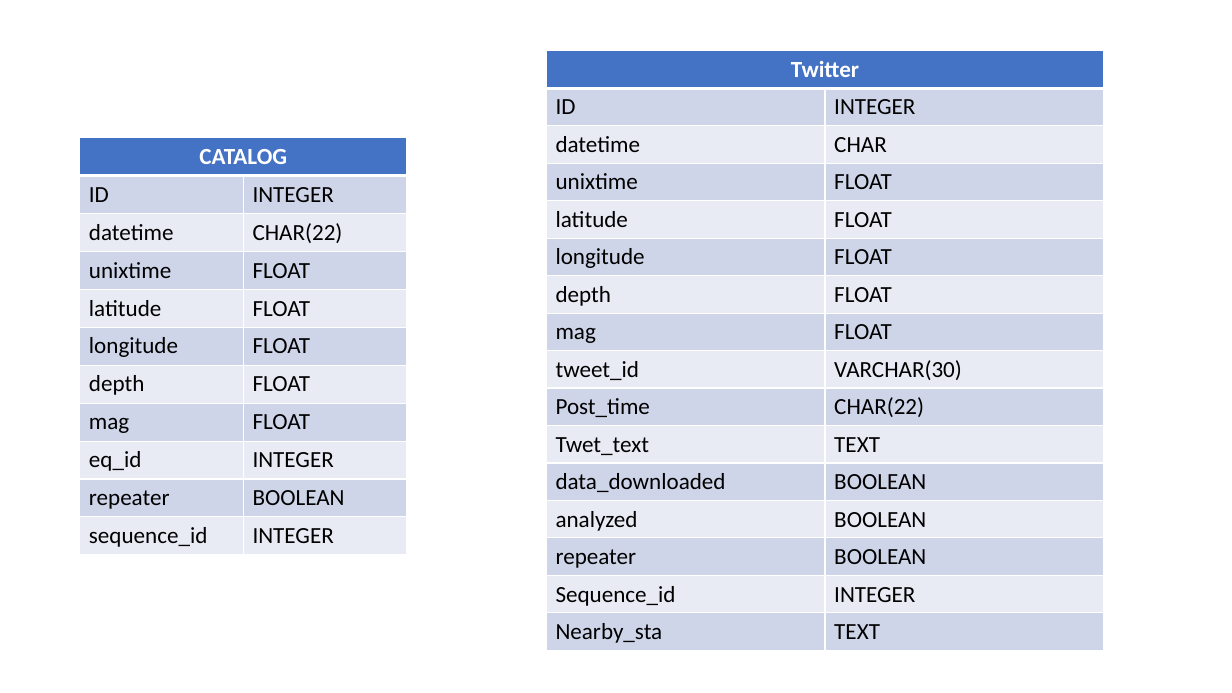
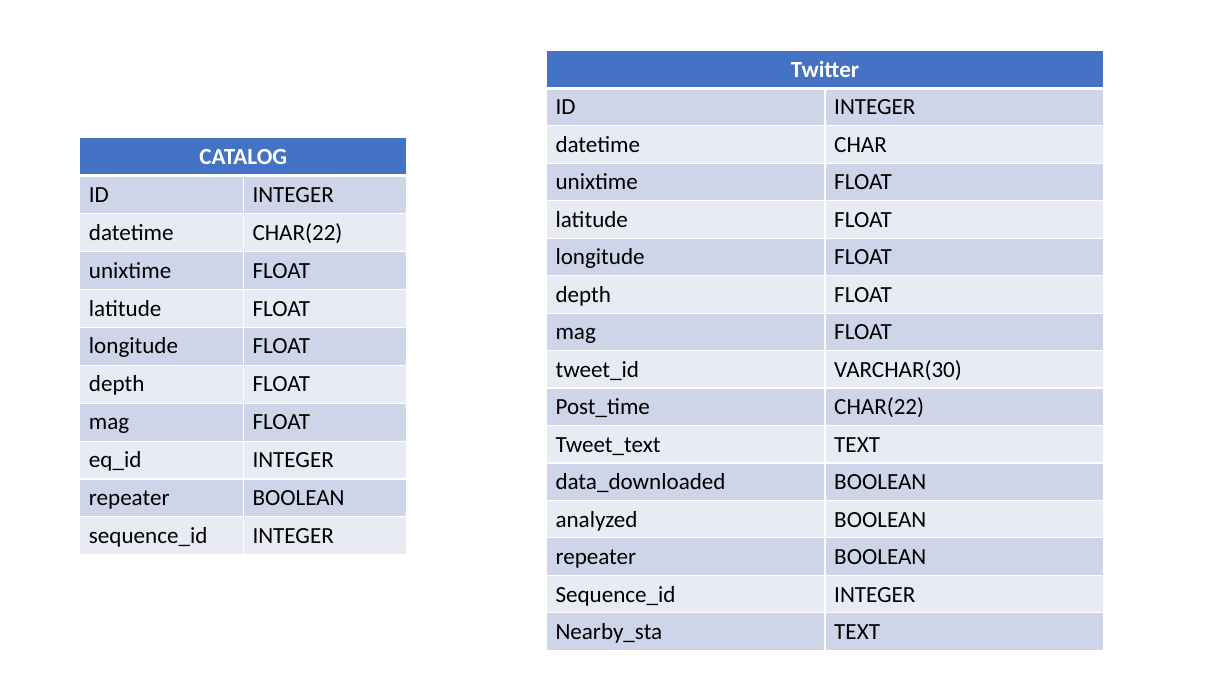
Before and after one commit to ladominguez/crsmex_online, a slide deck: slide 1 of sql_structure.pptx. Drawn at 1232x693 pixels with LibreOffice and Linux fonts; fonts in the diff are those of the drawing. Boxes give left, top, right and bottom in pixels: in the first picture for what was removed or moved away, otherwise in the second. Text is boxed around its words. In the diff, an @@ line names an element or a change of style, - is before the commit and + after.

```diff
--- a/sql_structure.pptx
+++ b/sql_structure.pptx
@@ table at (546,51,1104,647) @@
-row 11, column 1: Twet_text
+row 11, column 1: Tweet_text
```
Also in this commit, not shown: 1 other slide changed, 4 other files.
